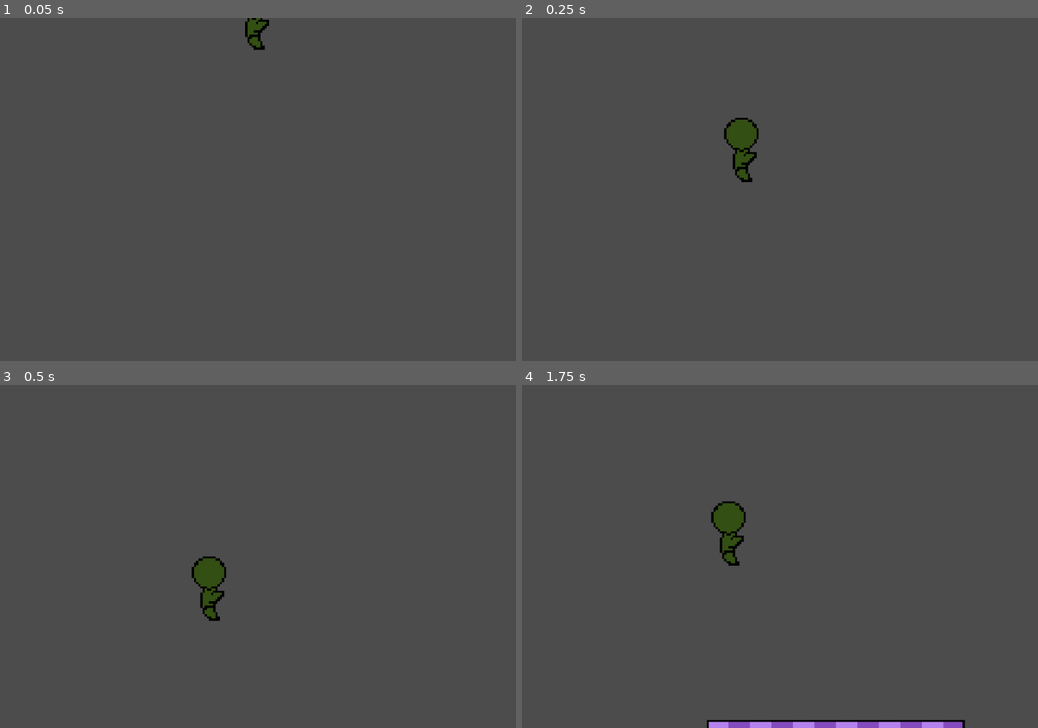
Above: before the commit, frames 1-4 (two rows, left to right).
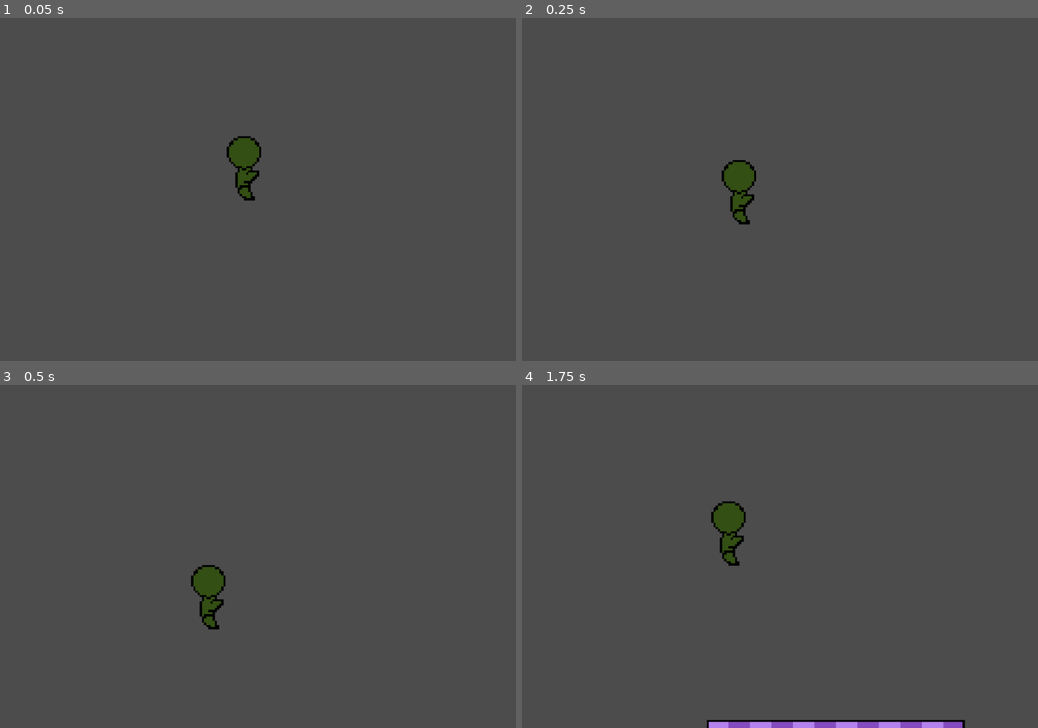
Above: after the commit, the same moments.

Repository: kurantoB/KinematicallyReinterpretedImplementationNeedingGodotEngine
Game: Godot game, scene res://Scenes/SandboxScene.tscn
Same seed, same stepped clock (60 frames per second), same inputs: the game is played once before the commit and once after it.
Inputs:
- Up to frame 1 (0.05 s): no input
- Up to frame 2 (0.25 s): no input
- Up to frame 3 (0.5 s): no input
- Up to frame 4 (1.75 s): tap Enter (gba_start) at 0.5 s; hold Right (ui_right) 0.53-1.28 s; tap Z (gba_a) at 0.6 s; hold Down (ui_down) from 1.28 s (still down); tap X (gba_b) at 1.35 s

The runs differ from the first frame. In frame 1, 1.1% of the frame differs, in the area x 43-53%, y 0-54%; in frame 2, 1.4%, in the area x 38-46%, y 29-61%; in frame 3, 0.7%; in frame 4, nothing differs.

Commit message:
move unit initial pos and scale assignment

Diff:
--- a/Scripts/StageEnvironment.gd
+++ b/Scripts/StageEnvironment.gd
@@ -21,12 +21,6 @@
 	init_stage_grid(stage)
 	stage.scale.x = Constants.SCALE_FACTOR
 	stage.scale.y = Constants.SCALE_FACTOR
-	for unit in scene.units:
-		unit.pos = Vector2(unit.position.x / Constants.GRID_SIZE, -1 * unit.position.y / Constants.GRID_SIZE)
-		unit.position.x = unit.position.x * Constants.SCALE_FACTOR
-		unit.position.y = unit.position.y * Constants.SCALE_FACTOR
-		unit.scale.x = Constants.SCALE_FACTOR
-		unit.scale.y = Constants.SCALE_FACTOR
 	# populate unit_collision_bounds
 	for unit_type in Constants.ENV_COLLIDERS.keys():
 		var initial_detect_pt = Constants.ENV_COLLIDERS[unit_type][0]
--- a/Scripts/Unit.gd
+++ b/Scripts/Unit.gd
@@ -42,6 +42,9 @@
 		for node_name in Constants.UNIT_SPRITES[unit_type][sprite_class][1]:
 			sprite_class_nodes[sprite_class].append(get_node(node_name))
 
+	pos = Vector2(position.x / Constants.GRID_SIZE, -1 * position.y / Constants.GRID_SIZE)
+	position.x = position.x * Constants.SCALE_FACTOR
+	position.y = position.y * Constants.SCALE_FACTOR
 	scale.x = Constants.SCALE_FACTOR
 	scale.y = Constants.SCALE_FACTOR
 
